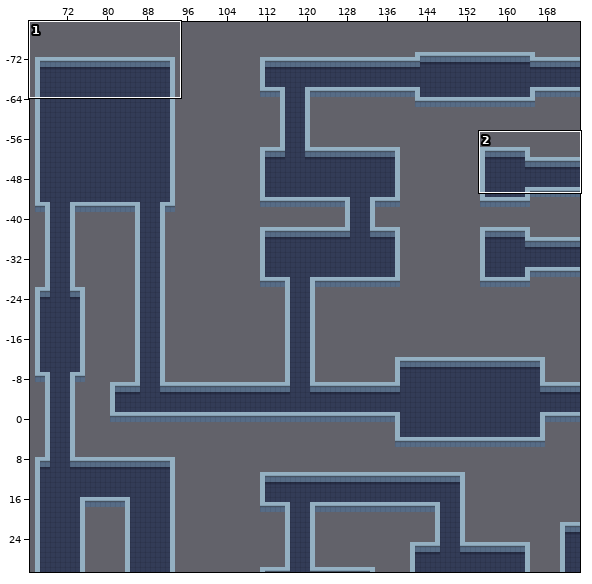
Level history. Tiled map (JSON): assets/maps/story-mode.json. Above: a wide view before the commit, with the close-up outlined.
Close-up. Earlier state:
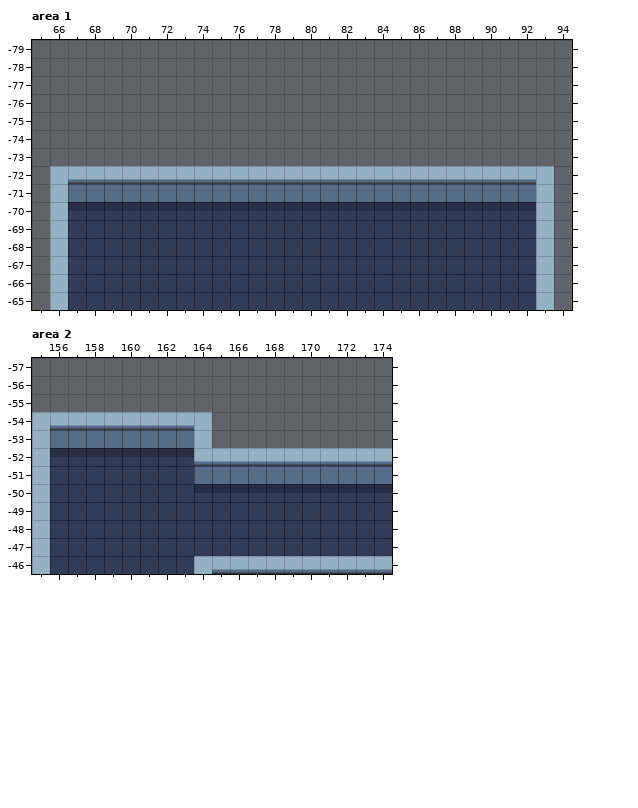
Cells are 32x32 px. Shown: area 1 x 65..94, y -79..-65; area 2 x 155..174, y -57..-46. The commit also changed other parts of the map, which this record leaves out.
Once edited:
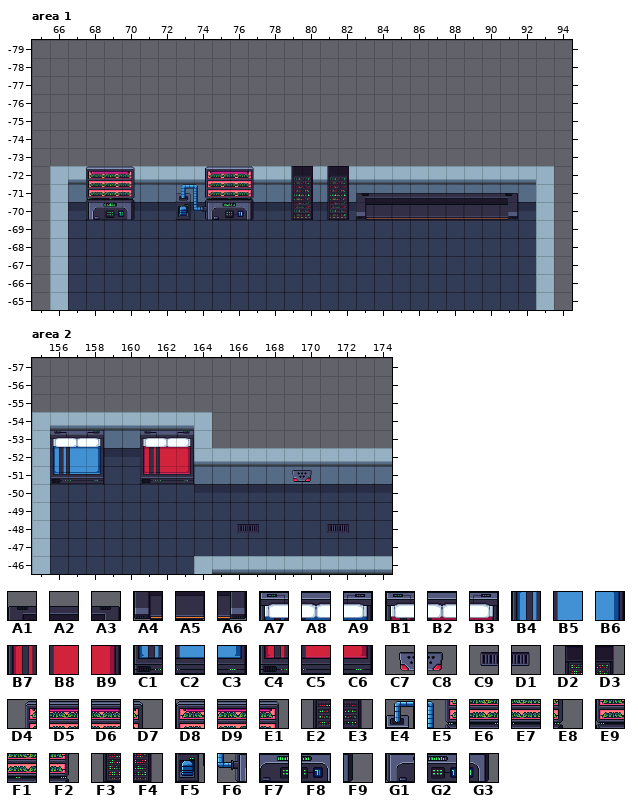
Key: from "tileset_JS": A1 662, A2 663, A3 664, A4 702, A5 703, A6 704, A7 812, A8 813, A9 814, B1 822, B2 823, B3 824, B4 852, B5 853, B6 854, B7 862, B8 863, B9 864, C1 892, C2 893, C3 894, C4 902, C5 903, C6 904, C7 947, C8 948, C9 1135, D1 1136, D2 1215, D3 1216, D4 1218, D5 1219, D6 1220, D7 1221, D8 1222, D9 1223, E1 1224, E2 1255, E3 1256, E4 1257, E5 1258, E6 1259, E7 1260, E8 1261, E9 1262, F1 1263, F2 1264, F3 1295, F4 1296, F5 1297, F6 1298, F7 1299, F8 1300, F9 1301, G1 1302, G2 1303, G3 1304.
__ is an empty cell.
Tiles of an added or newly shown layer are drawn over the layers below it.
Change:
{"where": "layer \"objects\" (added), area 1"}
{"y":-72,"x":68,"old":"__ __ __","new":"D8 D9 E1"}
{"y":-72,"x":74,"old":"__ __ __ __","new":"D4 D5 D6 D7"}
{"y":-72,"x":79,"old":"__ __ __ __","new":"D2 D3 D2 D3"}
{"y":-71,"x":68,"old":"__ __ __","new":"E9 F1 F2"}
{"y":-71,"x":73,"old":"__ __ __ __ __","new":"E4 E5 E6 E7 E8"}
{"y":-71,"x":79,"old":"__ __ __ __ __ __ __ __ __ __ __ __ __","new":"E2 E3 E2 E3 A1 A2 A2 A2 A2 A2 A2 A2 A3"}
{"y":-70,"x":68,"old":"__ __ __","new":"G1 G2 G3"}
{"y":-70,"x":73,"old":"__ __ __ __ __","new":"F5 F6 F7 F8 F9"}
{"y":-70,"x":79,"old":"__ __ __ __ __ __ __ __ __ __ __ __ __","new":"F3 F4 F3 F4 A4 A5 A5 A5 A5 A5 A5 A5 A6"}
{"where": "layer \"upper-ground\" (added), area 2"}
{"y":-48,"x":166,"old":"__ __","new":"C9 D1"}
{"y":-48,"x":171,"old":"__ __","new":"C9 D1"}
{"where": "layer \"objects\" (added), area 2"}
{"y":-53,"x":156,"old":"__ __ __","new":"A7 A8 A9"}
{"y":-53,"x":161,"old":"__ __ __","new":"B1 B2 B3"}
{"y":-52,"x":156,"old":"__ __ __","new":"B4 B5 B6"}
{"y":-52,"x":161,"old":"__ __ __","new":"B7 B8 B9"}
{"y":-51,"x":156,"old":"__ __ __","new":"C1 C2 C3"}
{"y":-51,"x":161,"old":"__ __ __","new":"C4 C5 C6"}
{"y":-51,"x":169,"old":"__ __","new":"C7 C8"}
{"label":"added","picture_box":[86,166,135,220]}
{"label":"added","picture_box":[176,166,254,220]}
{"label":"added","picture_box":[291,166,518,220]}
{"label":"added","picture_box":[50,430,104,484]}
{"label":"added","picture_box":[140,430,194,484]}
{"label":"added","picture_box":[292,470,312,482]}
{"label":"added","picture_box":[237,524,259,533]}
{"label":"added","picture_box":[327,524,349,533]}
